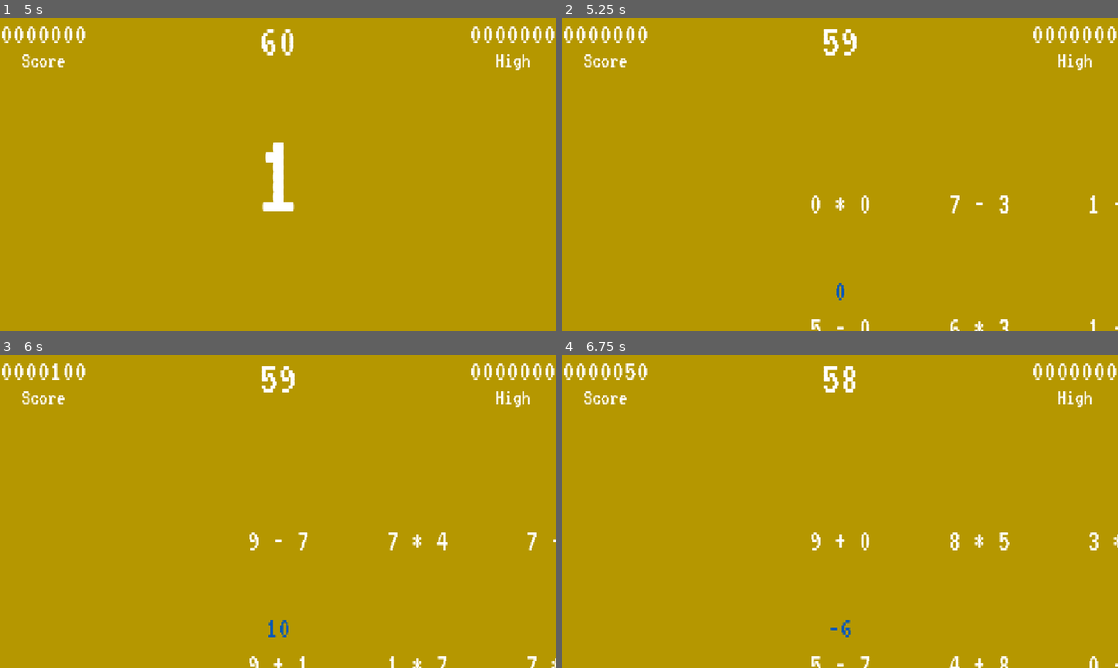
Above: before the commit, frames 1-4 (two rows, left to right).
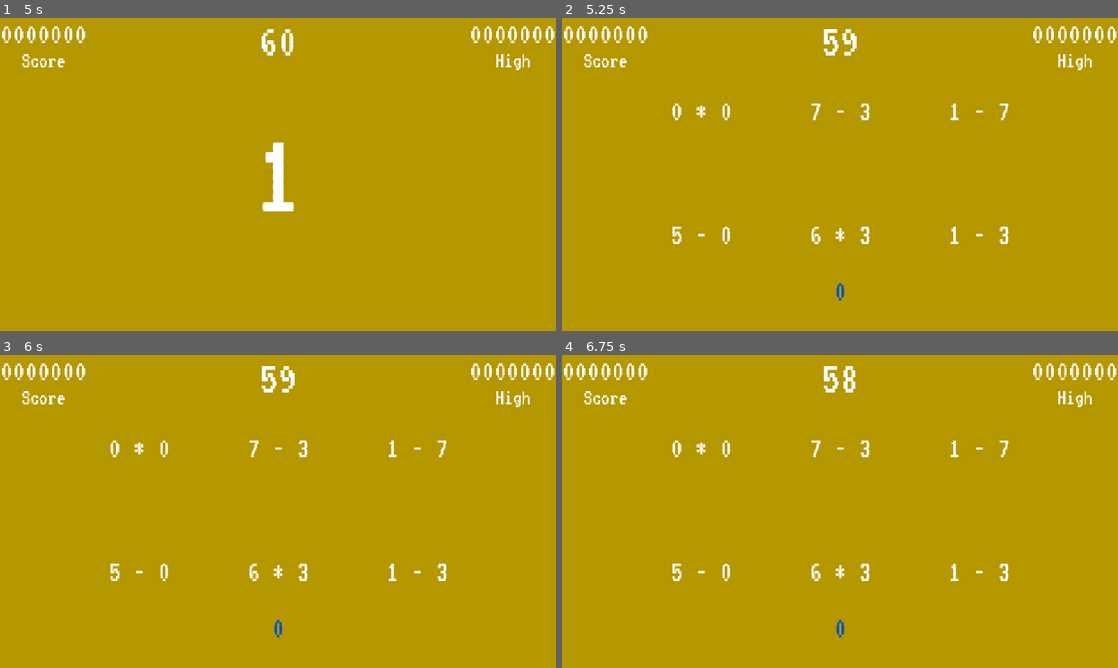
Above: after the commit, the same moments.

Repository: sdepouw/mathematics-and-cheese
Game: Godot game, scene res://Scenes/Root/root.tscn
Two runs of this game, one before a commit and one after it. Both use one fixed random seed, a clock stepped at 60 frames per second and the inputs below.
Inputs (mouse positions are in pixels of both pictures, inside the frame that each line leads up to):
- Up to frame 1 (5 s): tap Enter at 0.5 s; move the mouse to (400, 158) at 0.52 s; hold D (move_right) 0.53-1.28 s; tap Space (confirm) at 0.6, 1.25, 1.35, 2.75, 2.85, 3.5, 3.6, 4.35 s; click (400, 158) at 0.67 s; move the mouse to (166, 190) at 1.27 s; hold S (move_down) 1.28-2 s; click "Start Game" at 2 s; move the mouse to (333, 105) at 2.77 s; hold D (move_right) 2.78-3.53 s; move the mouse to (250, 237) at 3.52 s; hold W (move_up) 3.53-4.28 s; click (250, 237) at 3.67 s; move the mouse to (444, 221) at 4.27 s; hold A (move_left) from 4.28 s (still down)
- Up to frame 2 (5.25 s): keep holding A (move_left); tap Space (confirm) at 5, 5.1 s; move the mouse to (673, 127) at 5.02 s
- Up to frame 3 (6 s): tap Space (confirm) at 5.75, 5.85 s; move the mouse to (278, 539) at 5.77 s; release A (move_left) at 5.78 s; hold S (move_down) from 5.78 s (still down); click (278, 539) at 5.92 s
- Up to frame 4 (6.75 s): move the mouse to (979, 539) at 6.52 s; release S (move_down) at 6.53 s; hold D (move_right) from 6.53 s (still down); tap Space (confirm) at 6.6 s; click (979, 539) at 6.67 s

Frame 1 is identical in both runs. In frame 2, 1.3% of the frame differs, in the area x 19-100%, y 27-100%; in frame 3, 1.4%; in frame 4, 1.5%, in the area x 11-100%, y 2-100%.

Commit message:
Fixed positioning issue

Diff:
--- a/Game/Scenes/EquationBoard/equation_board.gd
+++ b/Game/Scenes/EquationBoard/equation_board.gd
@@ -1,5 +1,5 @@
 class_name EquationBoard
-extends Node
+extends Node2D
 
 const EQUATION_SCENE: PackedScene = preload("res://Scenes/Equation/equation.tscn")
 
@@ -29,8 +29,8 @@
   ]
   for equation: Equation in _equations:
     equation.equation_selected.connect(_on_equation_selected)
-  _equation_row_1.set_row(_equations[0], _equations[1], _equations[2])
-  _equation_row_3.set_row(_equations[3], _equations[4], _equations[5])
+  _equation_row_1.map_to_positions(_equations[0], _equations[1], _equations[2])
+  _equation_row_3.map_to_positions(_equations[3], _equations[4], _equations[5])
 
 func _on_player_moved(direction: Globals.Direction) -> void:
   print("moved! ", direction)
--- a/Game/Scenes/EquationBoard/equation_row.gd
+++ b/Game/Scenes/EquationBoard/equation_row.gd
@@ -5,7 +5,7 @@
 @onready var _col_2: Marker2D = $Col2
 @onready var _col_3: Marker2D = $Col3
 
-func set_row(equation_1: Equation, equation_2: Equation, equation_3: Equation) -> void:
-  equation_1.position = _col_1.global_position
-  equation_2.position = _col_2.global_position
-  equation_3.position = _col_3.global_position
+func map_to_positions(equation_1: Equation, equation_2: Equation, equation_3: Equation) -> void:
+  equation_1.global_position = _col_1.global_position
+  equation_2.global_position = _col_2.global_position
+  equation_3.global_position = _col_3.global_position
--- a/Game/Scenes/Game/game.gd
+++ b/Game/Scenes/Game/game.gd
@@ -37,6 +37,8 @@
 
 func _ready() -> void:
   game_started.emit()
+  _toggle_game_piece_visibility(false)
+  _toggle_game_over_visibility(false)
   HighScore.updated.connect(_hud.update_high_score_display)
   _hud.update_high_score_display(HighScore.get_current_high_score())
 
--- a/Game/Scenes/Game/game.tscn
+++ b/Game/Scenes/Game/game.tscn
@@ -23,7 +23,6 @@
 [node name="HUD" parent="." instance=ExtResource("2_i1e5p")]
 
 [node name="EquationBoard" parent="." groups=["GamePieces"] instance=ExtResource("3_flgk0")]
-visible = false
 position = Vector2(288, 192)
 
 [node name="AnswerToHitLabel" type="Label" parent="." groups=["GamePieces"]]
